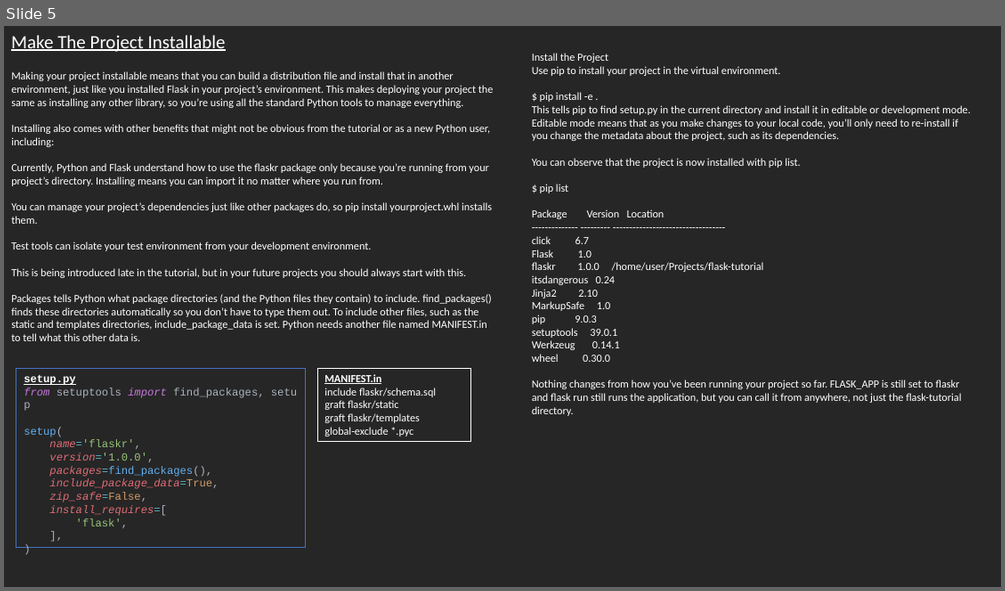
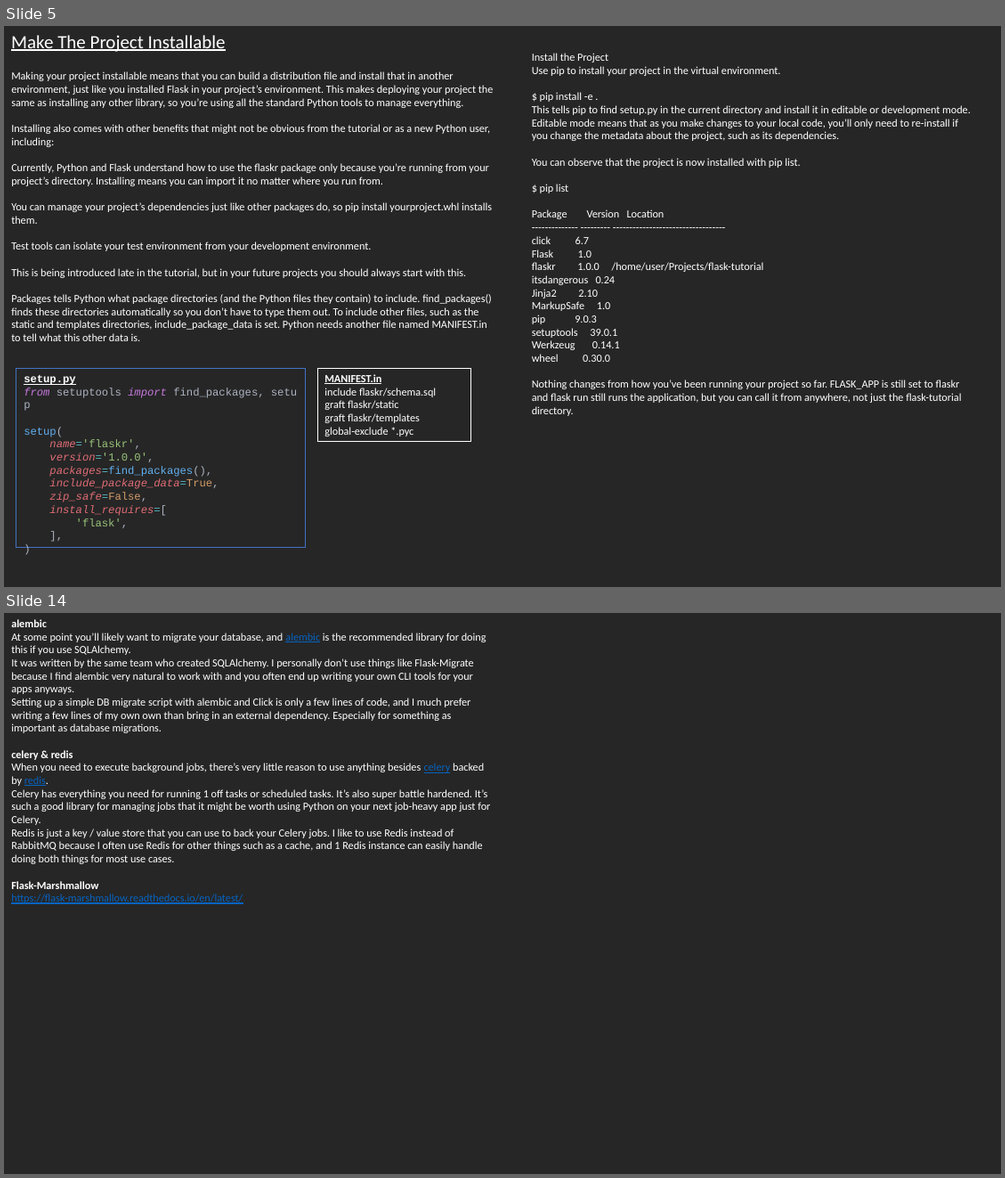
Before and after one commit to danhagg/notes, a slide deck: Flask/FlaskPallets_Tutorial.pptx. Shown one above the other, each under a label of ours: slide 5 before the commit, slides 5 and 14 after it; the slides between them are not shown. The pictures are 1005x591 and 1005x1178 pixels, drawn with LibreOffice and Linux fonts; fonts in the diff are those of the drawing. Boxes give left, top, right and bottom in pixels: in the first picture for what was removed or moved away, otherwise in the second. Text is boxed around its words. In the diff, an @@ line names an element or a change of style, - is before the commit and + after.

```diff
--- a/Flask/FlaskPallets_Tutorial.pptx
+++ b/Flask/FlaskPallets_Tutorial.pptx
@@ slide 14 added at bbox=[4, 613, 1001, 1174], background #262626 @@
@@ text added at bbox=[11, 619, 490, 904], 10.5 pt, text #FFFFFF @@
+alembic
+At some point you’ll likely want to migrate your database, and alembic is the recommended library for doing this if you use SQLAlchemy.
+It was written by the same team who created SQLAlchemy. I personally don’t use things like Flask-Migrate because I find alembic very natural to work with and you often end up writing your own CLI tools for your apps anyways.
+Setting up a simple DB migrate script with alembic and Click is only a few lines of code, and I much prefer writing a few lines of my own own than bring in an external dependency. Especially for something as important as database migrations.
+celery & redis
+When you need to execute background jobs, there’s very little reason to use anything besides celery backed by redis.
+Celery has everything you need for running 1 off tasks or scheduled tasks. It’s also super battle hardened. It’s such a good library for managing jobs that it might be worth using Python on your next job-heavy app just for Celery.
+Redis is just a key / value store that you can use to back your Celery jobs. I like to use Redis instead of RabbitMQ because I often use Redis for other things such as a cache, and 1 Redis instance can easily handle doing both things for most use cases.
+Flask-Marshmallow
+https://flask-marshmallow.readthedocs.io/en/latest/
```
Also in this commit, not shown: 8 other slides added, 2 slides removed, 2 other files.
